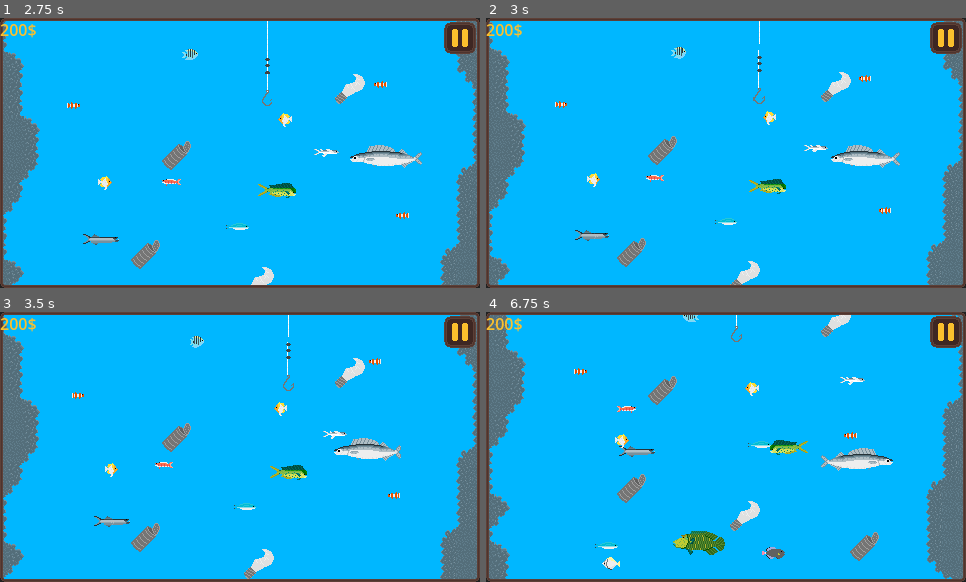
Above: before the commit, frames 1-4 (two rows, left to right).
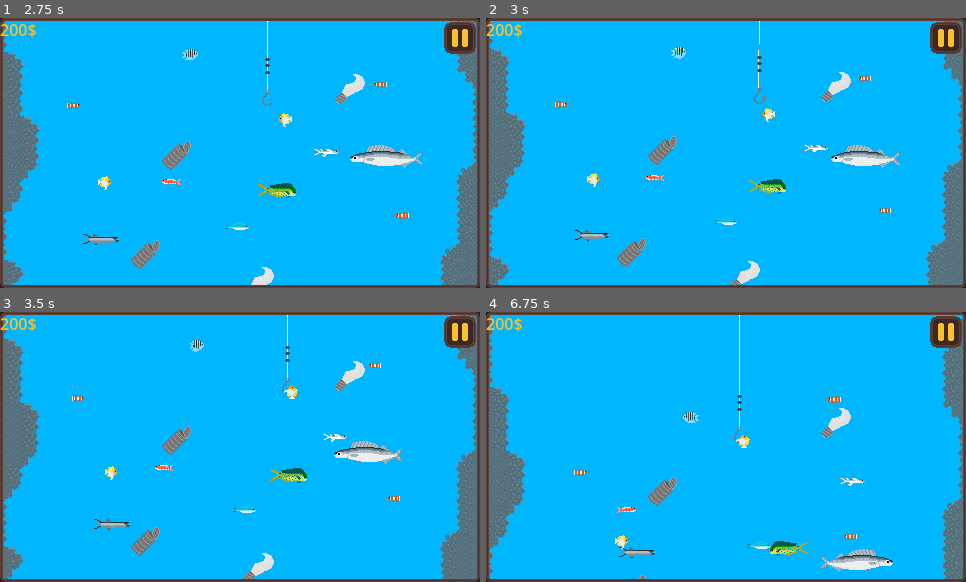
Above: after the commit, the same moments.

Repository: RaddiZeCat/HookLineAndSinkerGodot
Game: Godot game, scene res://Maps/main_menu.tscn
The game is run twice, just before and just after one commit, with the same random seed, the same clock (stepped at 60 frames per second) and the same inputs. Sound files missing from this copy of the repository are replaced by a short silence.
Inputs (mouse positions are in pixels of both pictures, inside the frame that each line leads up to):
- Up to frame 1 (2.75 s): click "Play" at 0.5 s; move the mouse to (345, 139) at 1.27 s; press the mouse at (345, 139) at 1.28 s; hold D (move_right) 1.28-2.03 s; move the mouse to (144, 166) at 2.02 s; release the mouse at (144, 166) at 2.03 s; hold S (move_down) from 2.03 s (still down); click (144, 166) at 2.1 s
- Up to frame 2 (3 s): move the mouse to (774, 93) at 2.77 s; release S (move_down) at 2.78 s; press the mouse at (774, 93) at 2.78 s; hold D (move_right) from 2.78 s (still down)
- Up to frame 3 (3.5 s): keep holding D (move_right)
- Up to frame 4 (6.75 s): move the mouse to (702, 501) at 3.52 s; release D (move_right) at 3.53 s; release the mouse at (702, 501) at 3.53 s; hold W (move_up) 3.53-4.28 s; click (702, 501) at 3.6 s; move the mouse to (870, 487) at 4.27 s; press the mouse at (870, 487) at 4.28 s; hold A (move_left) 4.28-5.78 s; move the mouse to (582, 406) at 5.02 s; release the mouse at (582, 406) at 5.03 s; click (582, 406) at 5.1 s; move the mouse to (750, 447) at 5.77 s; press the mouse at (750, 447) at 5.78 s; hold S (move_down) 5.78-6.53 s; move the mouse to (654, 379) at 6.52 s; release the mouse at (654, 379) at 6.53 s; hold D (move_right) from 6.53 s (still down); click (654, 379) at 6.6 s

Frame 1 is identical in both runs. In frame 2, less than 0.1% of the frame differs, in the area x 57-61%, y 33-40%; in frame 3, 4.3%; in frame 4, 13%, in the area x 0-100%, y 1-99%.

Commit message:
Small Changes

Diff:
--- a/Prefabs/baracuda.tscn
+++ b/Prefabs/baracuda.tscn
@@ -46,7 +46,7 @@
 height = 56.0
 
 [sub_resource type="CircleShape2D" id="CircleShape2D_uf3ol"]
-radius = 77.0065
+radius = 84.0
 
 [node name="Clownfish" type="CharacterBody2D"]
 position = Vector2(0, -1)
--- a/Prefabs/birdnosed.tscn
+++ b/Prefabs/birdnosed.tscn
@@ -46,7 +46,7 @@
 height = 14.0
 
 [sub_resource type="CircleShape2D" id="CircleShape2D_uf3ol"]
-radius = 36.0
+radius = 31.0
 
 [node name="Clownfish" type="CharacterBody2D"]
 position = Vector2(0, -1)
--- a/Prefabs/clownfish.tscn
+++ b/Prefabs/clownfish.tscn
@@ -46,7 +46,7 @@
 height = 14.0
 
 [sub_resource type="CircleShape2D" id="CircleShape2D_uf3ol"]
-radius = 12.0
+radius = 17.0
 
 [node name="Clownfish" type="CharacterBody2D"]
 position = Vector2(0, -1)
--- a/Prefabs/flyingfish.tscn
+++ b/Prefabs/flyingfish.tscn
@@ -46,7 +46,7 @@
 height = 18.0
 
 [sub_resource type="CircleShape2D" id="CircleShape2D_uf3ol"]
-radius = 29.0
+radius = 30.0
 
 [node name="Clownfish" type="CharacterBody2D"]
 position = Vector2(0, -1)
--- a/Prefabs/gemfish.tscn
+++ b/Prefabs/gemfish.tscn
@@ -46,7 +46,7 @@
 height = 64.0
 
 [sub_resource type="CircleShape2D" id="CircleShape2D_uf3ol"]
-radius = 65.0
+radius = 96.0208
 
 [node name="Clownfish" type="CharacterBody2D"]
 position = Vector2(0, -1)
--- a/Prefabs/grubfish.tscn
+++ b/Prefabs/grubfish.tscn
@@ -46,7 +46,7 @@
 height = 16.0
 
 [sub_resource type="CircleShape2D" id="CircleShape2D_uf3ol"]
-radius = 16.0
+radius = 24.0
 
 [node name="Clownfish" type="CharacterBody2D"]
 position = Vector2(0, -1)
--- a/Prefabs/humphead.tscn
+++ b/Prefabs/humphead.tscn
@@ -46,7 +46,7 @@
 height = 40.0
 
 [sub_resource type="CircleShape2D" id="CircleShape2D_uf3ol"]
-radius = 39.0
+radius = 60.0
 
 [node name="Clownfish" type="CharacterBody2D"]
 position = Vector2(0, -1)
--- a/Prefabs/lunar.tscn
+++ b/Prefabs/lunar.tscn
@@ -46,7 +46,7 @@
 height = 18.0
 
 [sub_resource type="CircleShape2D" id="CircleShape2D_uf3ol"]
-radius = 12.0
+radius = 27.0
 
 [node name="Clownfish" type="CharacterBody2D"]
 position = Vector2(0, -1)
--- a/Prefabs/mahi.tscn
+++ b/Prefabs/mahi.tscn
@@ -46,7 +46,7 @@
 height = 32.0
 
 [sub_resource type="CircleShape2D" id="CircleShape2D_uf3ol"]
-radius = 39.0128
+radius = 42.0
 
 [node name="Clownfish" type="CharacterBody2D"]
 position = Vector2(0, -1)
--- a/Prefabs/marlin.tscn
+++ b/Prefabs/marlin.tscn
@@ -46,7 +46,7 @@
 height = 56.0
 
 [sub_resource type="CircleShape2D" id="CircleShape2D_uf3ol"]
-radius = 69.029
+radius = 93.0484
 
 [node name="Clownfish" type="CharacterBody2D"]
 position = Vector2(0, -1)
--- a/Prefabs/moonfish.tscn
+++ b/Prefabs/moonfish.tscn
@@ -46,7 +46,7 @@
 height = 14.0
 
 [sub_resource type="CircleShape2D" id="CircleShape2D_uf3ol"]
-radius = 12.0
+radius = 21.0
 
 [node name="Clownfish" type="CharacterBody2D"]
 position = Vector2(0, -1)
--- a/Prefabs/pyramid.tscn
+++ b/Prefabs/pyramid.tscn
@@ -46,7 +46,7 @@
 height = 14.0
 
 [sub_resource type="CircleShape2D" id="CircleShape2D_uf3ol"]
-radius = 14.0
+radius = 19.0
 
 [node name="Clownfish" type="CharacterBody2D"]
 position = Vector2(0, -1)
--- a/Prefabs/spearfish.tscn
+++ b/Prefabs/spearfish.tscn
@@ -46,7 +46,7 @@
 height = 36.0
 
 [sub_resource type="CircleShape2D" id="CircleShape2D_uf3ol"]
-radius = 49.0102
+radius = 53.0
 
 [node name="Clownfish" type="CharacterBody2D"]
 position = Vector2(0, -1)
--- a/Prefabs/triggerfish.tscn
+++ b/Prefabs/triggerfish.tscn
@@ -46,7 +46,7 @@
 height = 18.0
 
 [sub_resource type="CircleShape2D" id="CircleShape2D_uf3ol"]
-radius = 22.0
+radius = 26.0
 
 [node name="Clownfish" type="CharacterBody2D"]
 position = Vector2(0, -1)
--- a/Prefabs/wolf_herring.tscn
+++ b/Prefabs/wolf_herring.tscn
@@ -45,7 +45,7 @@
 radius = 3.0
 
 [sub_resource type="CircleShape2D" id="CircleShape2D_uf3ol"]
-radius = 54.0093
+radius = 51.0
 
 [node name="Clownfish" type="CharacterBody2D"]
 collision_layer = 4
--- a/Prefabs/yellowfin.tscn
+++ b/Prefabs/yellowfin.tscn
@@ -46,7 +46,7 @@
 height = 46.0
 
 [sub_resource type="CircleShape2D" id="CircleShape2D_uf3ol"]
-radius = 61.0
+radius = 66.0
 
 [node name="Clownfish" type="CharacterBody2D"]
 position = Vector2(0, -1)
